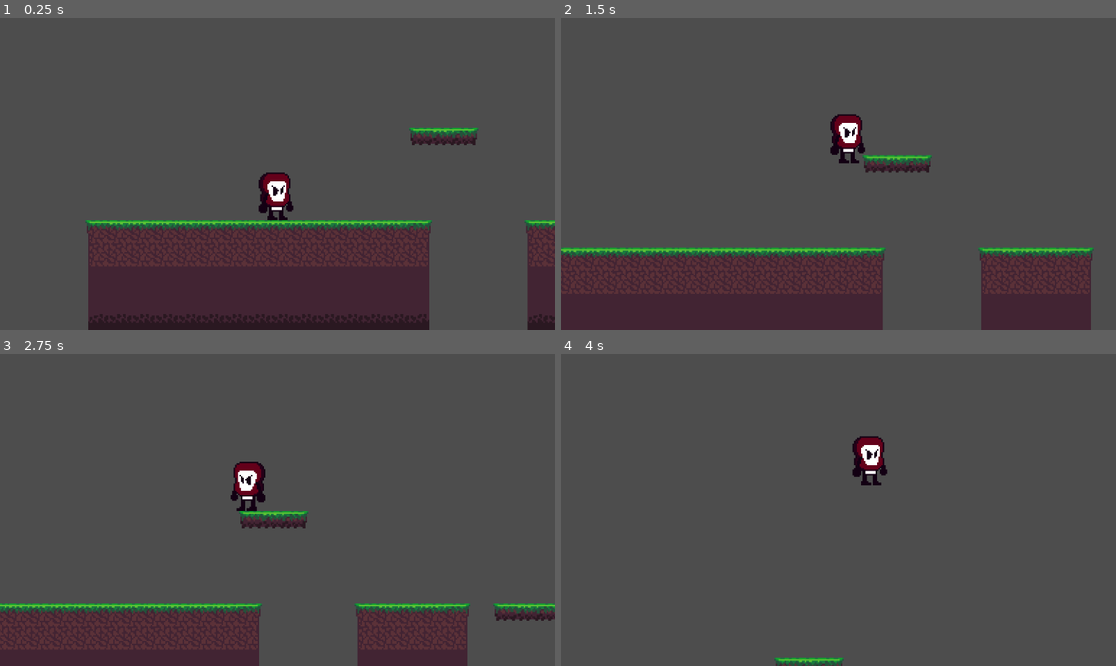
Above: before the commit, frames 1-4 (two rows, left to right).
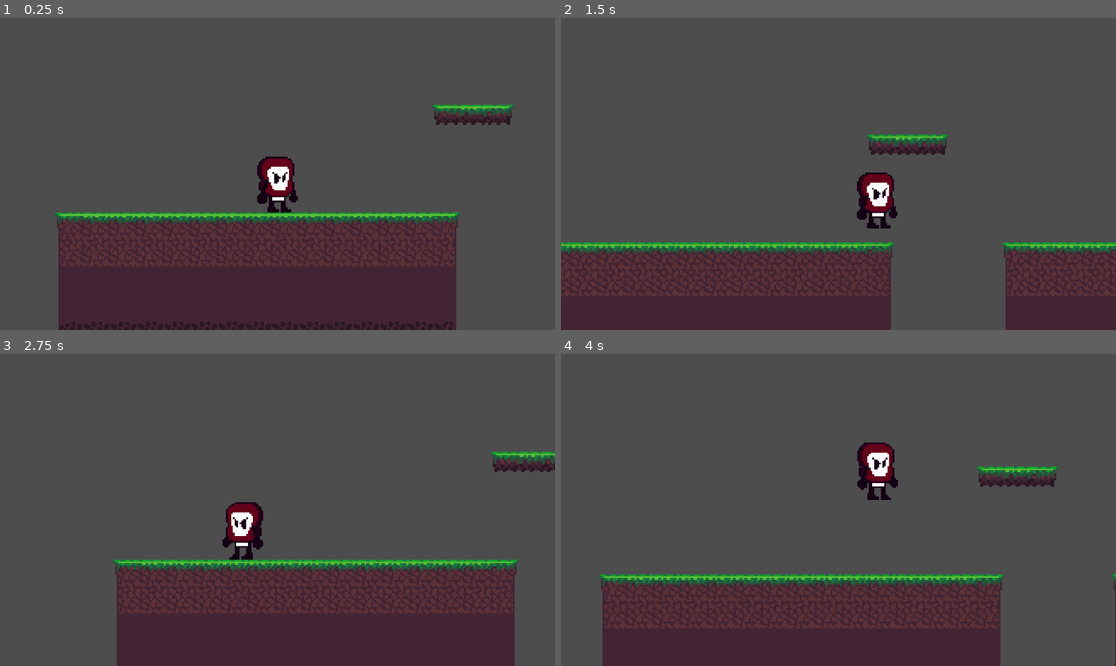
Above: after the commit, the same moments.

Repository: Crayonzla/Ketchup
Game: Godot game, scene res://Levels/world.tscn
Same seed, same stepped clock (60 frames per second), same inputs: the game is played once before the commit and once after it.
Inputs:
- Up to frame 1 (0.25 s): no input
- Up to frame 2 (1.5 s): hold Z (Select) 0.53-1.28 s; hold Right (Right) from 0.53 s (still down); tap Z (Select) at 1.35 s
- Up to frame 3 (2.75 s): release Right (Right) at 2.03 s; hold Left (Left) from 2.03 s (still down); hold Z (Select) from 2.03 s (still down)
- Up to frame 4 (4 s): release Left (Left) at 2.78 s; release Z (Select) at 2.78 s; hold Right (Right) from 2.78 s (still down); tap Z (Select) at 2.85 s; hold Z (Select) from 3.53 s (still down)

The runs differ from the first frame. In frame 1, 13% of the frame differs, in the area x 9-100%, y 27-100%; in frame 2, 12%; in frame 3, 26%, in the area x 0-100%, y 31-100%; in frame 4, 23%.

Commit message:
Better Jump!!!!!!

Diff:
--- a/Funny Gamejam Project/Level Assets/player.tscn
+++ b/Funny Gamejam Project/Level Assets/player.tscn
@@ -42,7 +42,6 @@
 }
 
 [node name="Player" type="CharacterBody2D" groups=["Player"]]
-scale = Vector2(0.5, 0.5)
 collision_layer = 2
 script = ExtResource("1_uqg3u")
 
@@ -68,4 +67,15 @@
 position = Vector2(0, -20)
 scale = Vector2(1, 1.4)
 
+[node name="Camera2D" type="Camera2D" parent="."]
+offset = Vector2(0, -2)
+zoom = Vector2(3.5, 3.5)
+limit_bottom = 80
+limit_smoothed = true
+position_smoothing_enabled = true
+
+[node name="Timer" type="Timer" parent="."]
+wait_time = 0.85
+
 [connection signal="screen_exited" from="VisibleOnScreenNotifier2D" to="." method="_on_visible_on_screen_notifier_2d_screen_exited"]
+[connection signal="timeout" from="Timer" to="." method="_on_timer_timeout"]
--- a/Funny Gamejam Project/Levels/world.tscn
+++ b/Funny Gamejam Project/Levels/world.tscn
@@ -219,11 +219,4 @@
 position = Vector2(-512, 16)
 scale = Vector2(1, 1)
 
-[node name="Camera2D" type="Camera2D" parent="Player"]
-position = Vector2(1, 0)
-zoom = Vector2(3, 3)
-limit_bottom = 80
-limit_smoothed = true
-position_smoothing_enabled = true
-
 [editable path="Player"]
--- a/Funny Gamejam Project/Scripts/player.gd
+++ b/Funny Gamejam Project/Scripts/player.gd
@@ -1,13 +1,13 @@
 extends CharacterBody2D
 
 const SPDs = 100
-const acc = 5
+const acc = 2.75
 const deacc = 2.75
 const SPD = 64
 
 var action = 0
 var jumpCount = 0
-var isRunning = false
+var jumpmem = false
 
 @export var jump_height : float = 32
 @export var jump_time_to_peak : float = 0.5
@@ -20,7 +20,7 @@
 var motion = Vector2()
 
 func _physics_process(delta):
-	print(motion.x)
+	#print(motion.x)
 	jump(delta)
 	movement()
 	update_animation()
@@ -42,20 +42,25 @@
 		motion.x = min(motion.x + deacc, 0)
 
 #Right Movement
-	elif Input.is_action_pressed("Right"):
+	if Input.is_action_pressed("Right"):
 		$Sprite2D.flip_h = false
 		motion.x = min(motion.x + acc, SPD)
 	elif motion.x > 0:
 		motion.x = max(motion.x - deacc, 0)
 
+
 func jump(delta):
 	motion.y += getGravity() * delta
-	if Input.is_action_just_pressed("Select") and jumpCount == 0:
+	if Input.is_action_just_pressed("Select"):
+		jumpmem = true
+		$Timer.start(0.9)
+		print(jumpmem)
+	if is_on_floor() and jumpmem == true:
 		motion.y = jump_velocity
-		action = 2
-		jumpCount += 1
-	if is_on_floor():
-		jumpCount = 0
+		jumpmem = false
+
+func _on_timer_timeout():
+	jumpmem = false
 
 func update_animation():
 	if action == 0:
@@ -63,6 +68,10 @@
 	else:
 		$AnimationPlayer.stop()
 
+func zoom_out():
+	if Input.is_action_pressed("Zoom"):
+		pass
+
 func getGravity() -> float:
 	return jump_gravity if motion.y < 0.0 else fall_gravity
 
--- /dev/null
+++ b/Funny Gamejam Project/moving_platform.gd
@@ -0,0 +1,10 @@
+extends StaticBody2D
+
+var starting_position = Vector2()
+
+func _ready():
+	global_position = starting_position
+
+func _process(delta):
+
+	move_and_slide()
--- /dev/null
+++ b/Funny Gamejam Project/moving_platform.tscn
@@ -0,0 +1,17 @@
+[gd_scene load_steps=4 format=3 uid="uid://xqneh0n0oxek"]
+
+[ext_resource type="Texture2D" uid="uid://ci36qh3vsfkbm" path="res://Sprites/Moving Platform.png" id="1_rutrn"]
+[ext_resource type="Script" path="res://moving_platform.gd" id="1_xfka7"]
+
+[sub_resource type="RectangleShape2D" id="RectangleShape2D_boawi"]
+size = Vector2(48, 12)
+
+[node name="Moving Platform" type="StaticBody2D"]
+script = ExtResource("1_xfka7")
+
+[node name="Sprite2D" type="Sprite2D" parent="."]
+texture = ExtResource("1_rutrn")
+
+[node name="CollisionPolygon2D" type="CollisionShape2D" parent="."]
+position = Vector2(0, -2)
+shape = SubResource("RectangleShape2D_boawi")
--- a/Funny Gamejam Project/project.godot
+++ b/Funny Gamejam Project/project.godot
@@ -43,6 +43,10 @@
 "events": [Object(InputEventKey,"resource_local_to_scene":false,"resource_name":"","device":0,"window_id":0,"alt_pressed":false,"shift_pressed":false,"ctrl_pressed":false,"meta_pressed":false,"pressed":false,"keycode":0,"physical_keycode":88,"key_label":0,"unicode":0,"echo":false,"script":null)
 ]
 }
+Zoom={
+"deadzone": 0.5,
+"events": []
+}
 
 [rendering]
 
